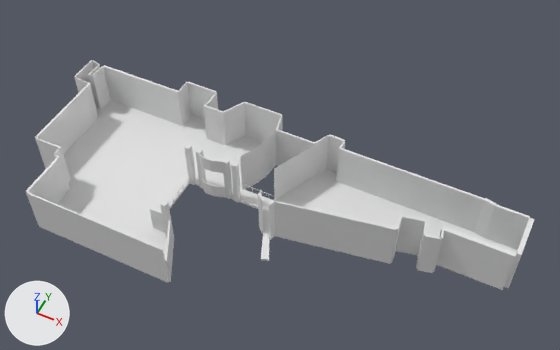
A saved change to the Blender file Assets/3d_models/MSC/4th_floor.blend.
Before and after are seen from a camera (50 mm lens) standing at (29.5, -48.2, 67.0) and looking at (5.4, -0.1, 6.9). Lighting does not change. The marker at lower left points along +X, +Y and +Z.
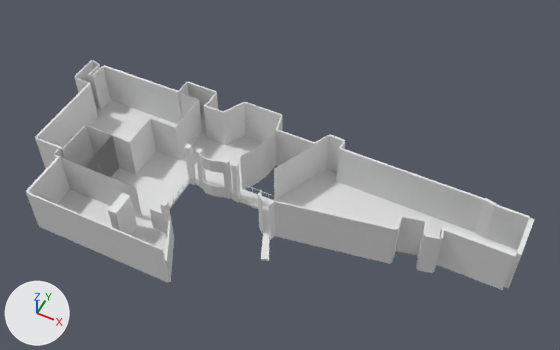
Pixel boxes (x1, y1, x2, y2) of what changed, in the pictures (560 x 350 px):
part 1 of me_plane, added
    after: (60, 93, 202, 219)
part 2 of me_plane, built on
    before: (60, 148, 71, 181)
    after: (60, 147, 66, 159)
part 3 of me_plane, added
    after: (108, 193, 137, 235)

The change in detail:
me_plane is used by ob_plane; location (0.0, 0.0, 3.0); scale (6.37, 6.37, 6.37).
me_plane had 561 vertices, 480 faces and spanned x -3.5..4.78, y -2.22..1.18, z -0.16..0.75.
me_plane now has 681 vertices, 590 faces, 4 loose edges and spans x -3.5..4.78, y -2.22..1.18, z -0.16..0.75.
me_plane part 1: a new loose piece of 96 vertices spanning x -2.61..-1.04, y -1.35..0.87, z -0.11..0.7.
Part 2, on me_plane:
1 face is deleted.
12 vertices are added at x -2.64..-2.06, y -1.2..-1.01, z -0.11..0.72.
4 loose edges are added.
9 new faces join them.
Part 3, on me_plane:
6 vertices are added at (-1.19, -1.91, -0.11), (-1.19, -1.91, -0.11), (-1.19, -1.52, -0.11), (-1.19, -1.52, -0.11), (-1.19, -1.91, 0.67), (-1.19, -1.52, 0.67).
6 new vertices lie (0.15, 0.0, 0.0) away from vertices in x -1.19, y -1.91..-1.52, z -0.11..0.67.
10 new faces join them.
